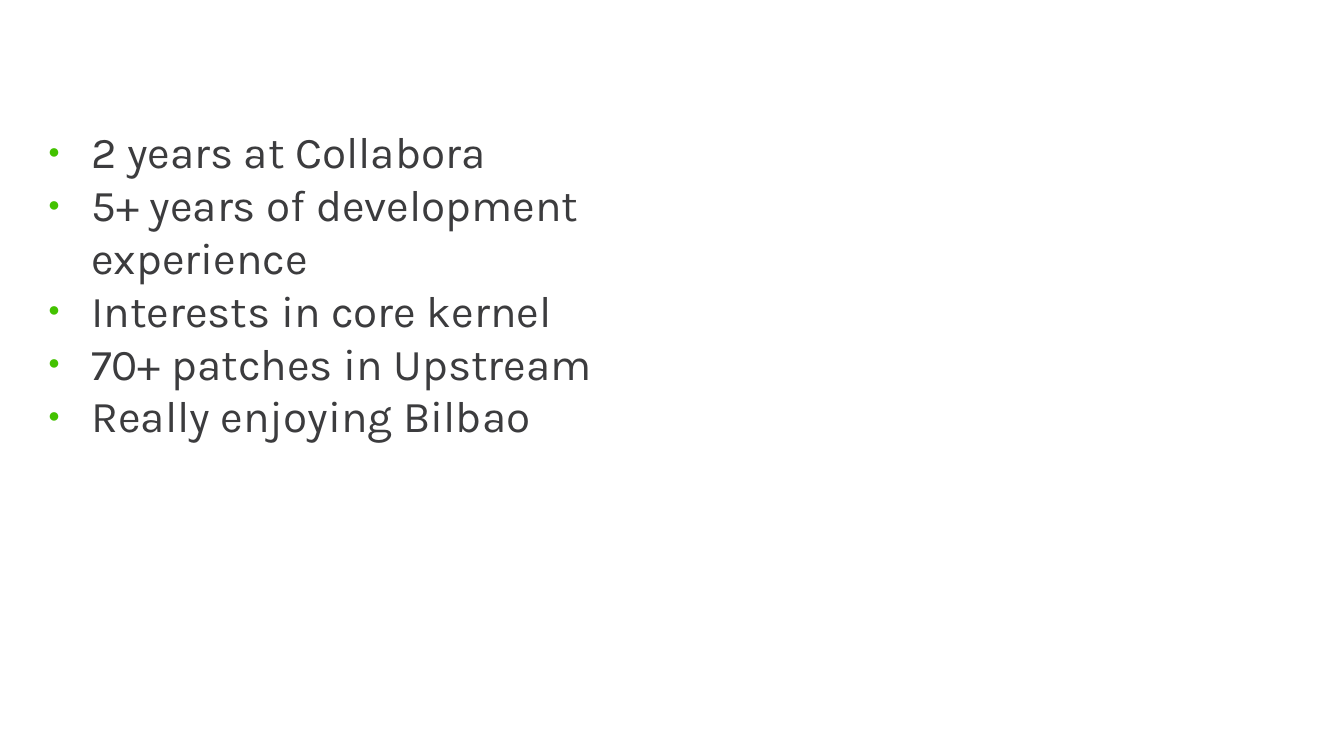
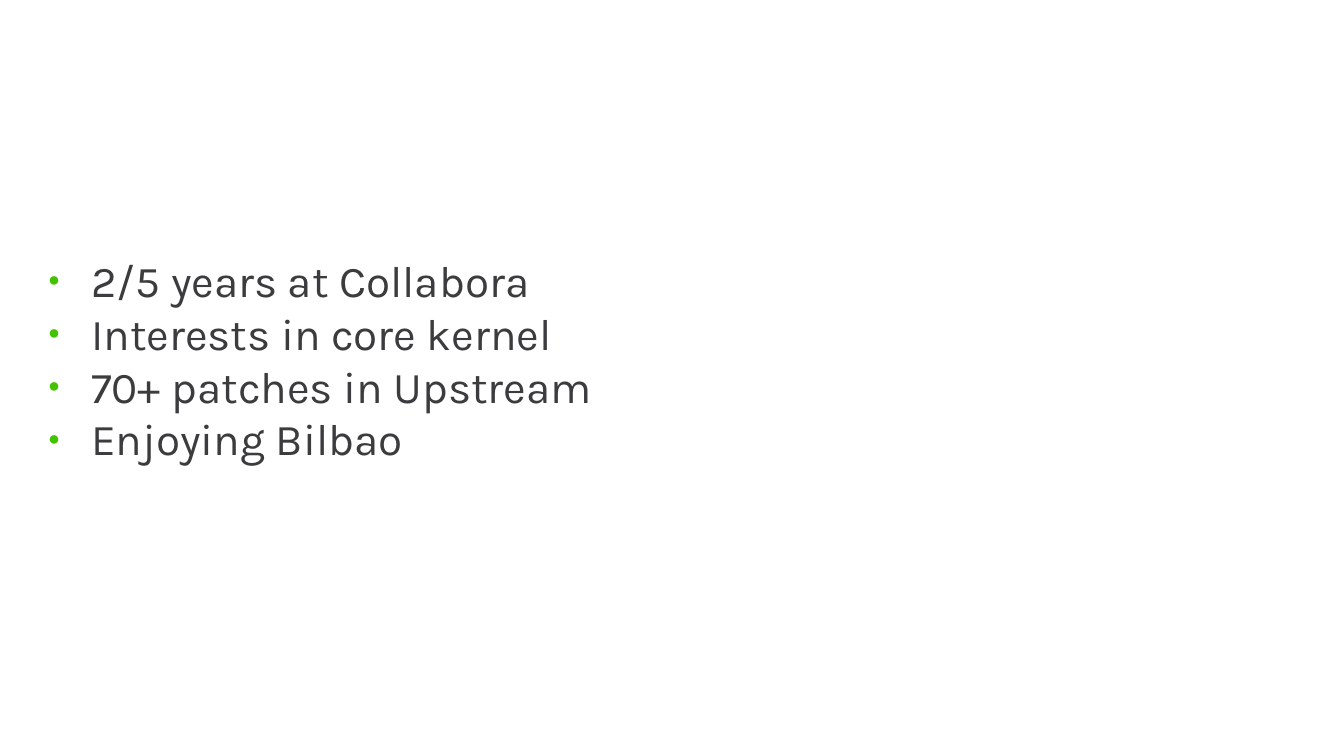
Before and after one commit to musamaanjum/presentations, a slide deck: slide 2 of Adding-Functionality-to-make-Windows-games-run-faster-on-Linux-v1.odp. Drawn at 1344x756 pixels with LibreOffice and Linux fonts; fonts in the diff are those of the drawing; background and template pictures are left out. Boxes give left, top, right and bottom in pixels: in the first picture for what was removed or moved away, otherwise in the second. Text is boxed around its words. In the diff, an @@ line names an element or a change of style, - is before the commit and + after.

```diff
--- a/Adding-Functionality-to-make-Windows-games-run-faster-on-Linux-v1.odp
+++ b/Adding-Functionality-to-make-Windows-games-run-faster-on-Linux-v1.odp
@@ text "2/5 years at Collabora": place and size @@
-text "2/5 years at Collabora" at box(91, 138, 592, 443)
+text "2/5 years at Collabora" at box(91, 265, 592, 466)
@@ text at box(91, 265, 529, 308): text changed @@
-● 2 years at Collabora
-● 5+ years of development experience
+● 2/5 years at Collabora
@@ text at box(91, 424, 403, 466): text changed @@
-● Really enjoying Bilbao
+● Enjoying Bilbao
```
Also in this commit, not shown: 12 other slides changed, 3 slides added.
